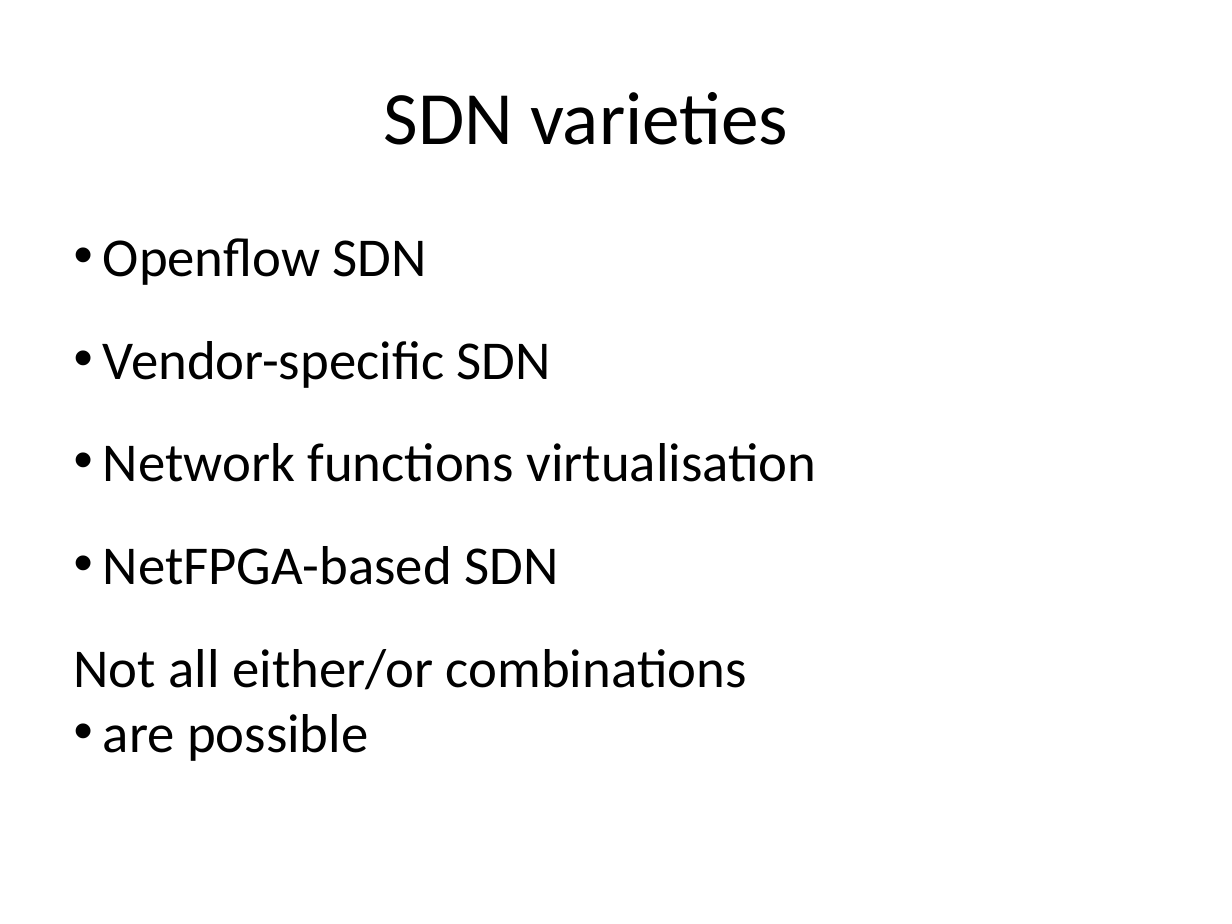
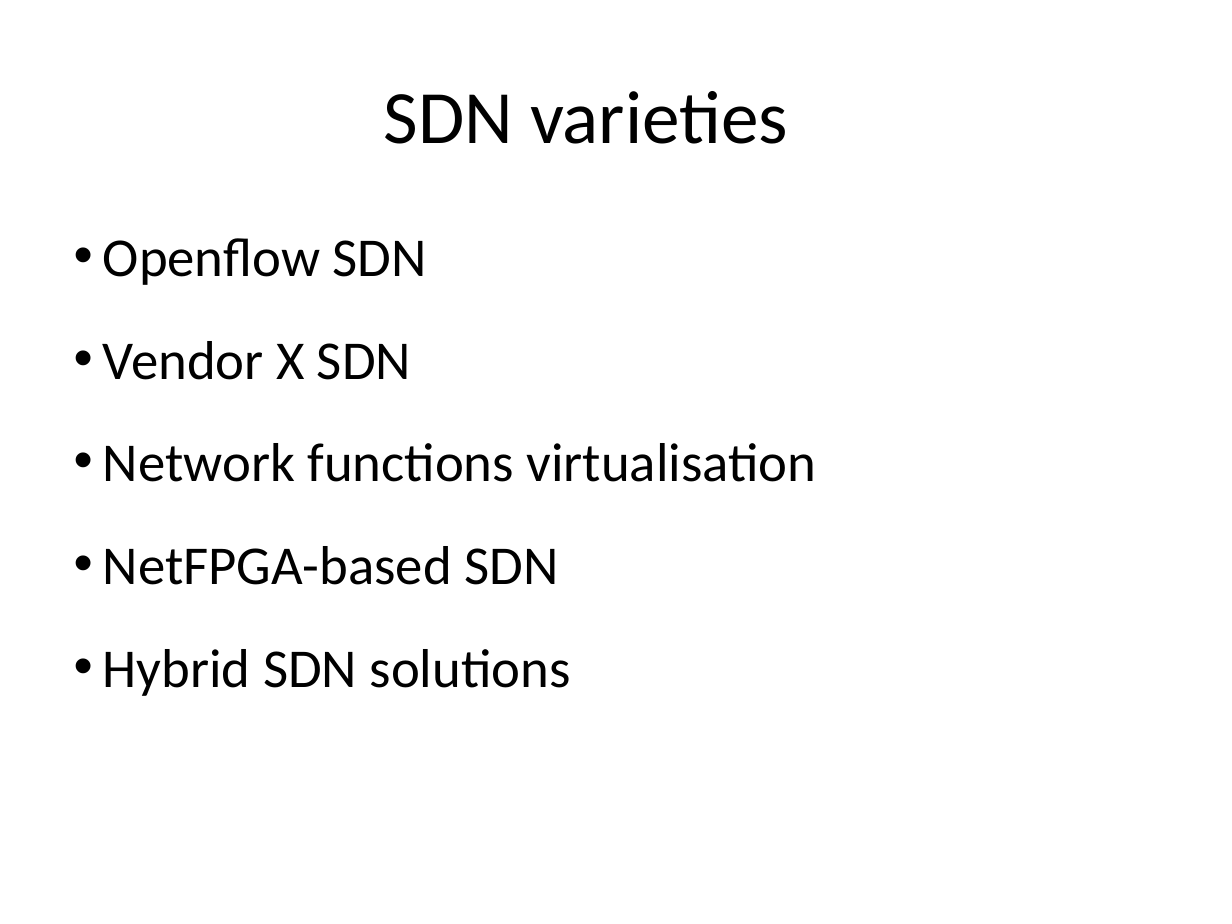
Before and after one commit to gwacter-zz/sdn-workshop, a slide deck: slide 12 of presentations/SDN-Introduction.pptx (slide 9 before the commit). Drawn at 1232x924 pixels with LibreOffice and Linux fonts; fonts in the diff are those of the drawing; background and template pictures are left out. Boxes give left, top, right and bottom in pixels: in the first picture for what was removed or moved away, otherwise in the second. Text is boxed around its words. In the diff, an @@ line names an element or a change of style, - is before the commit and + after.

```diff
--- a/presentations/SDN-Introduction.pptx
+++ b/presentations/SDN-Introduction.pptx
@@ text at <box>103,341,411,380</box>: text changed @@
-• Vendor-specific SDN
+• Vendor X SDN
@@ text at <box>103,649,571,696</box>: text changed @@
-• Not all either/or combinations
-  are possible
+• Hybrid SDN solutions
```
Also in this commit, not shown: 10 other slides changed, 22 slides added, 15 slides removed.
